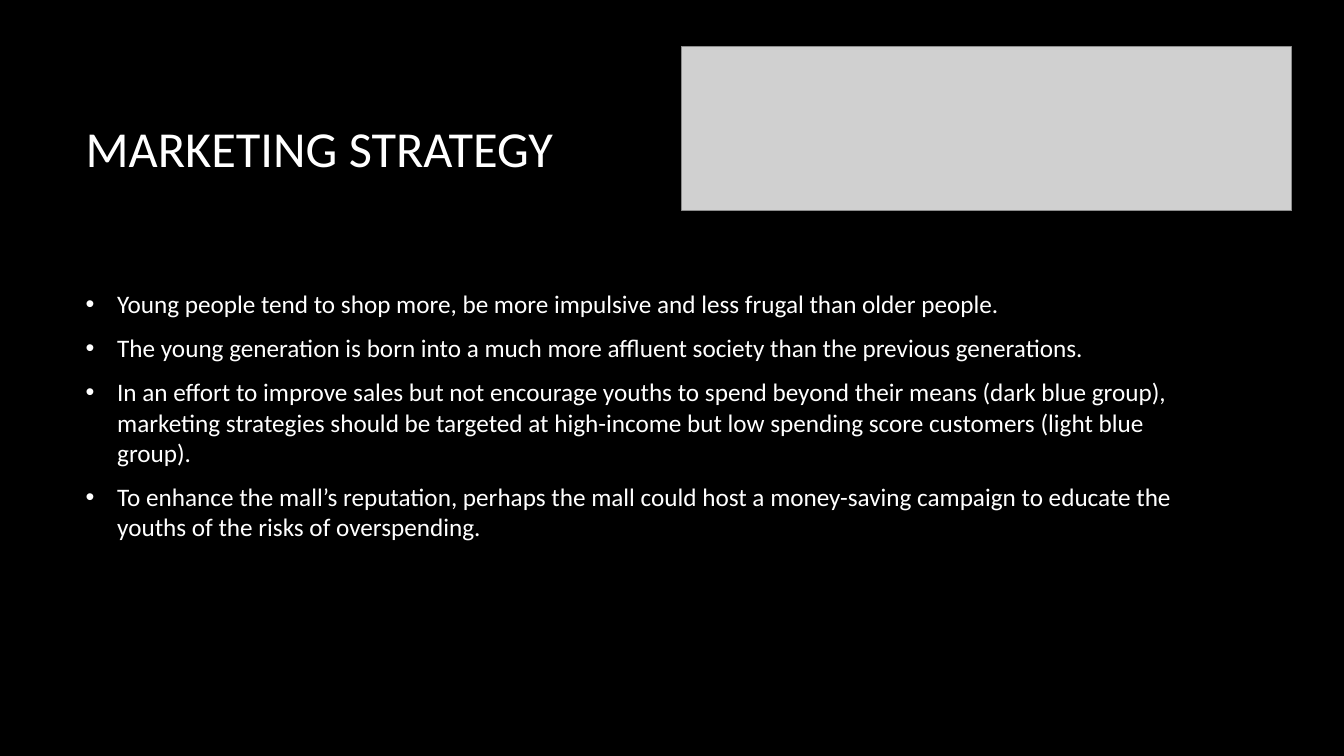
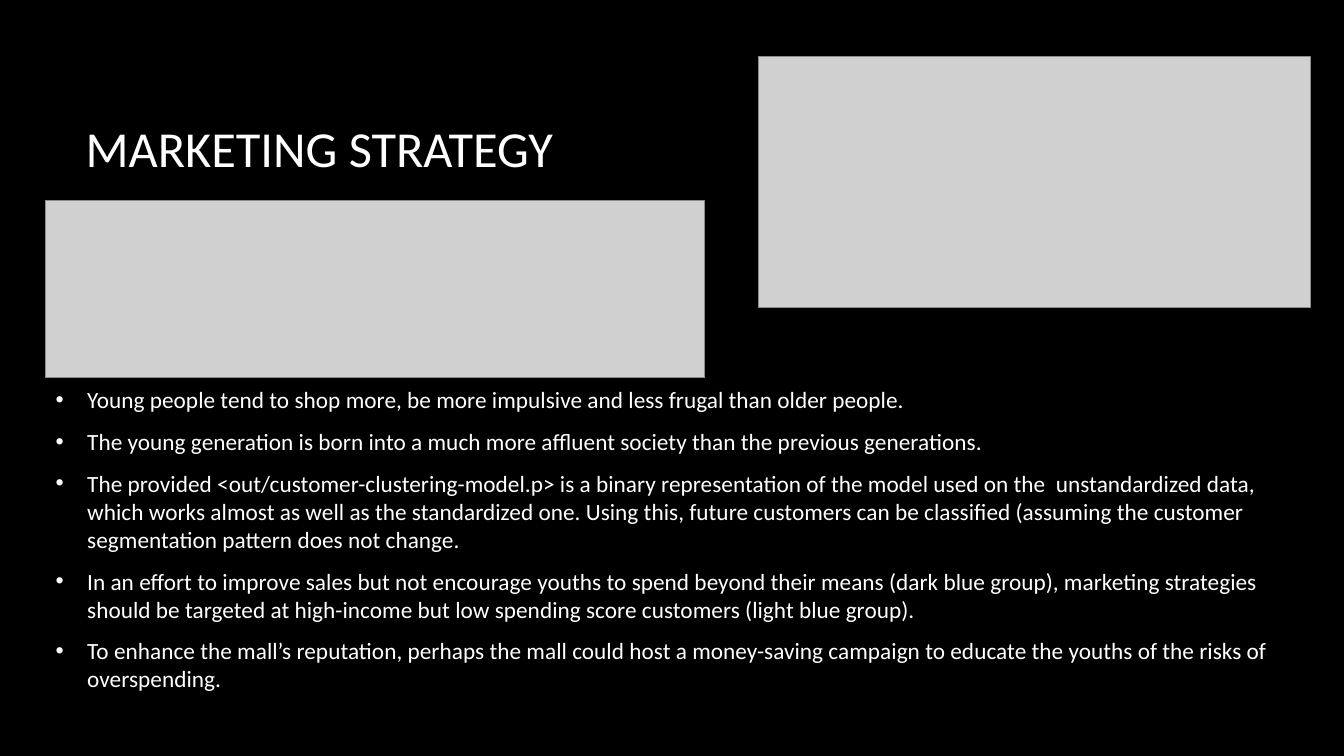
Before and after one commit to ethanolx/Air-Pollution-Mall-py, a slide deck: slide 12 of doc/part-b.pptx. Drawn at 1344x756 pixels with LibreOffice and Linux fonts; fonts in the diff are those of the drawing; grey boxes stand for pictures; background and template pictures are left out. Boxes give left, top, right and bottom in pixels: in the first picture for what was removed or moved away, otherwise in the second. Text is boxed around its words. In the diff, an @@ line names an element or a change of style, - is before the commit and + after.

```diff
--- a/doc/part-b.pptx
+++ b/doc/part-b.pptx
@@ picture added at [759, 56, 1311, 308] @@
@@ picture: place and size @@
-picture at [682, 47, 1292, 212]
+picture at [45, 201, 705, 378]
@@ text "Young people tend to shop ...": place and size @@
-text "Young people tend to shop ..." at [117, 295, 1170, 541]
+text "Young people tend to shop ..." at [87, 392, 1266, 691]
@@ text at [87, 392, 1266, 691]: size 18 to 16.6 pt in "Young people tend to shop more, be ...", "The young generation is born into a ...", "In an effort to improve sales but ...", "To enhance the mall’s reputation, perhaps the ..." @@
@@ text at [87, 476, 1255, 552]: paragraph added @@
+• The provided <out/customer-clustering-model.p> is a binary representation of the model used on the unstandardized data, which works almost as well as the standardized one. Using this, future customers can be classified (assuming the customer segmentation pattern does not change.
```
Also in this commit, not shown: 1 slide removed, 8 other files.
